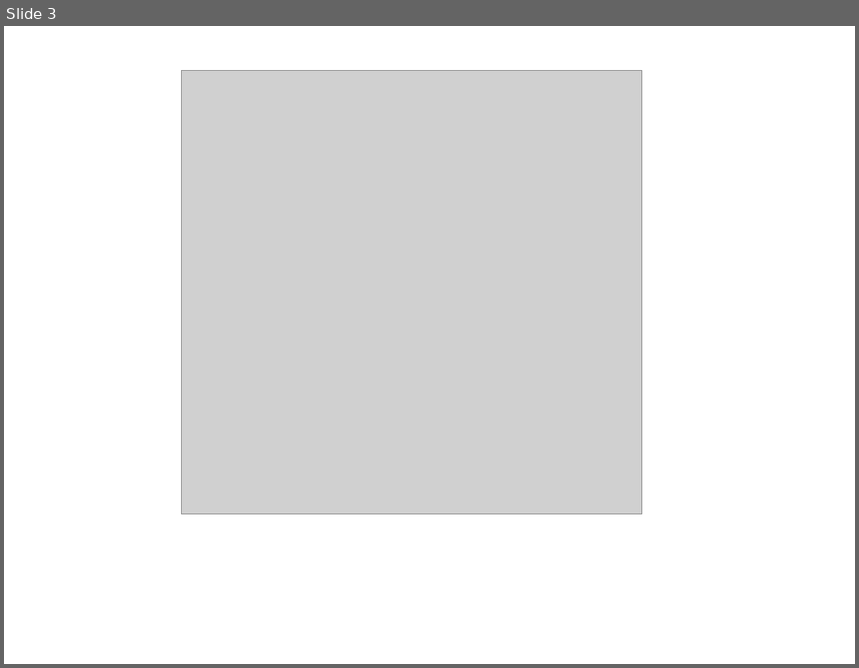
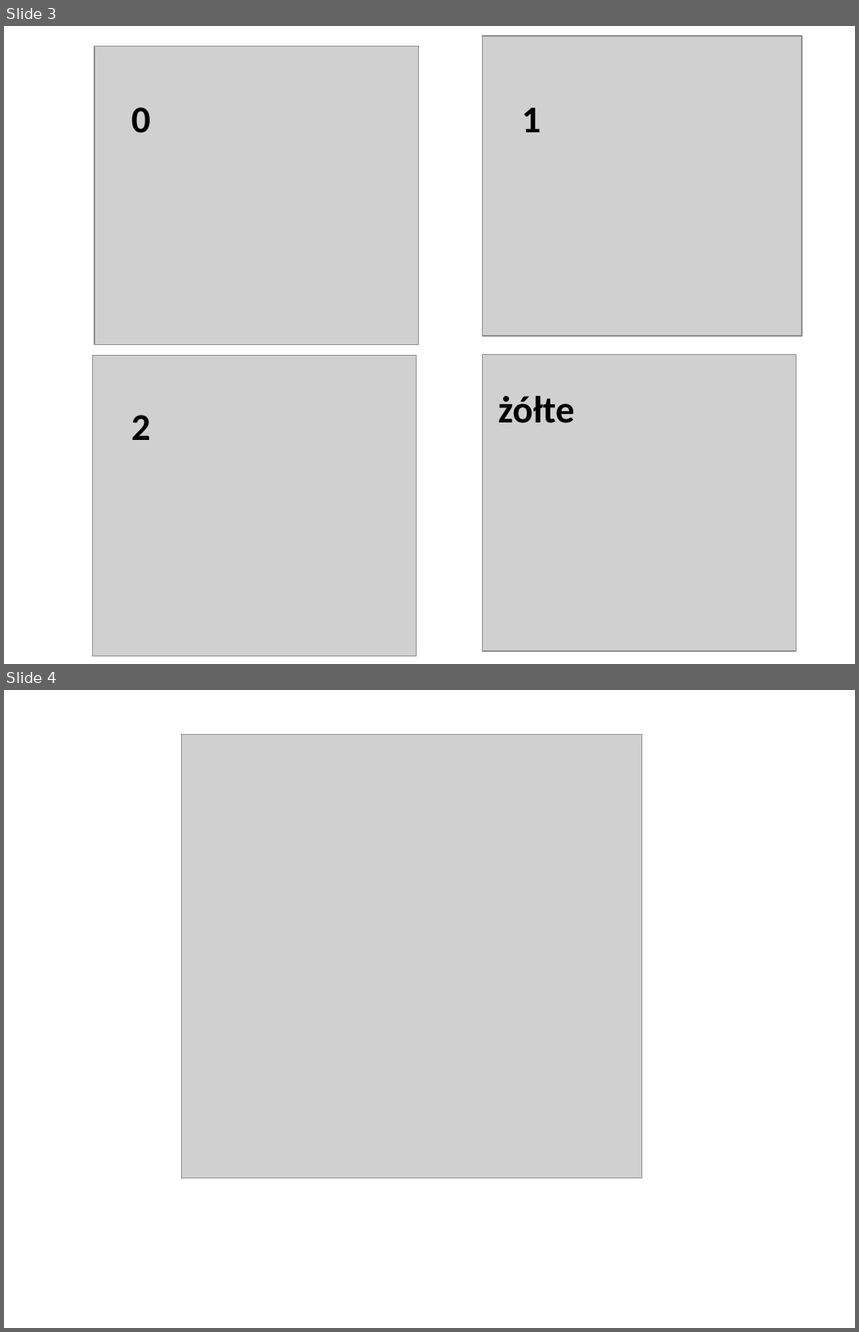
Before and after one commit to johny1614/magazyn, a slide deck: pisanko/images/env_4.pptx. Shown one above the other, each under a label of ours: slide 3 before the commit, slides 3 and 4 after it. The pictures are 859x668 and 859x1332 pixels, drawn with LibreOffice and Linux fonts; fonts in the diff are those of the drawing; grey boxes stand for pictures. Boxes give left, top, right and bottom in pixels: in the first picture for what was removed or moved away, otherwise in the second. Text is boxed around its words. In the diff, an @@ line names an element or a change of style, - is before the commit and + after.

```diff
--- a/pisanko/images/env_4.pptx
+++ b/pisanko/images/env_4.pptx
@@ slide 3 added at box(4, 26, 855, 664), background #FFFFFF @@
@@ picture added at box(94, 46, 418, 344) @@
@@ picture added at box(482, 36, 801, 337) @@
@@ text added at box(132, 107, 151, 133), 32 pt, text #000000, bold @@
+0
@@ text added at box(522, 107, 541, 132), 32 pt, text #000000, bold @@
+1
@@ picture added at box(92, 355, 417, 657) @@
@@ picture added at box(482, 355, 796, 651) @@
@@ text added at box(498, 396, 575, 423), 32 pt, text #000000, bold @@
+żółte
@@ text added at box(132, 415, 151, 440), 32 pt, text #000000, bold @@
+2
@@ what was slide 3 is now slide 4 @@
```
Also in this commit, not shown: 1 other slide added, 1 slide removed, 39 other files.
